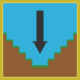
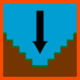
Layered file, before and after one edit (80x80). Changes by layer:
hid "Layer 10" over bbox(0, 0, 80, 80)
painted on "Layer 3" over bbox(0, 0, 80, 80)
